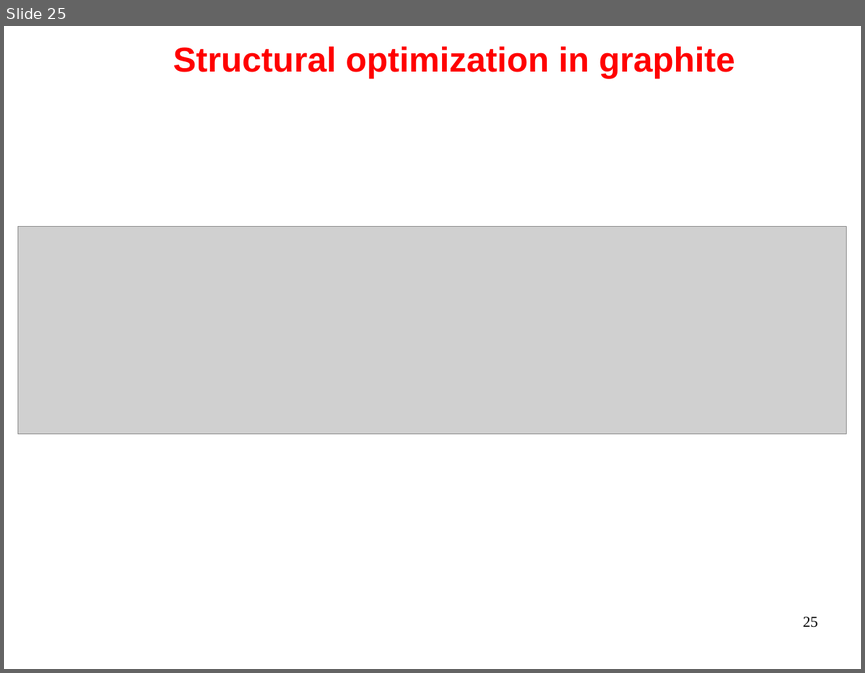
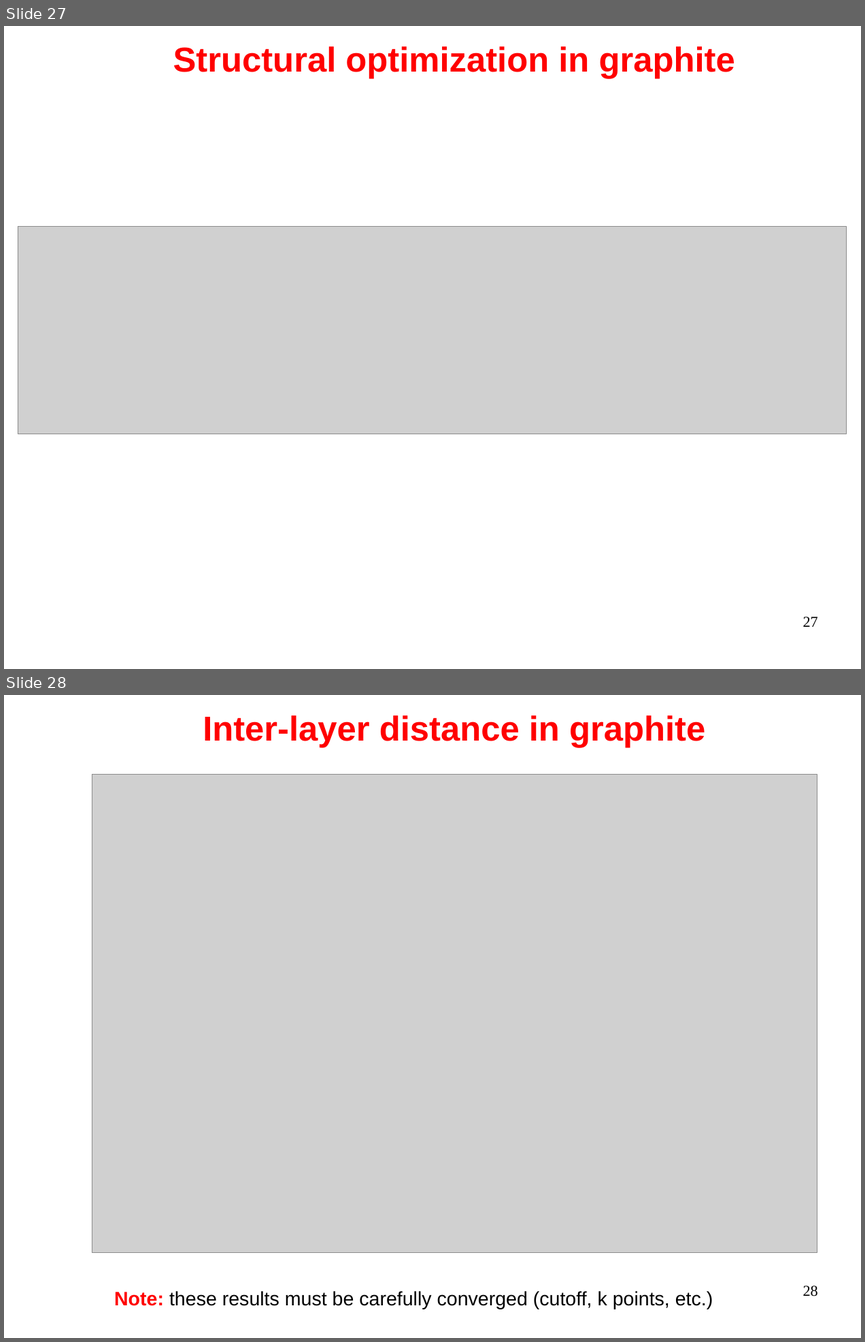
Before and after one commit to thepranab/materials-for-max-qe2021-online-school, a slide deck: slides.sources/handson-day4.odp. Shown one above the other, each under a label of ours: slide 25 before the commit, slides 27 and 28 after it. The pictures are 865x673 and 865x1342 pixels, drawn with LibreOffice and Linux fonts; fonts in the diff are those of the drawing; grey boxes stand for pictures. Boxes give left, top, right and bottom in pixels: in the first picture for what was removed or moved away, otherwise in the second. Text is boxed around its words. In the diff, an @@ line names an element or a change of style, - is before the commit and + after.

```diff
--- a/slides.sources/handson-day4.odp
+++ b/slides.sources/handson-day4.odp
@@ slide 28 added at <box>4,695,861,1338</box>, background #FFFFFF @@
@@ title added at <box>203,715,705,747</box>, 32 pt, text #FF0000, bold @@
+Inter-layer distance in graphite
@@ picture added at <box>92,775,817,1253</box> @@
@@ page number added at <box>803,1285,818,1296</box>, 14 pt, text #000000 @@
+28
@@ text added at <box>114,1291,713,1309</box>, 18 pt, text #000000 @@
+Note: these results must be carefully converged (cutoff, k points, etc.)
@@ what was slide 25 is now slide 27 @@
@@ page number at <box>803,616,818,626</box>: text changed @@
-25
+27
```
Also in this commit, not shown: 1 slide changed, 2 other slides added, 1 other file.
